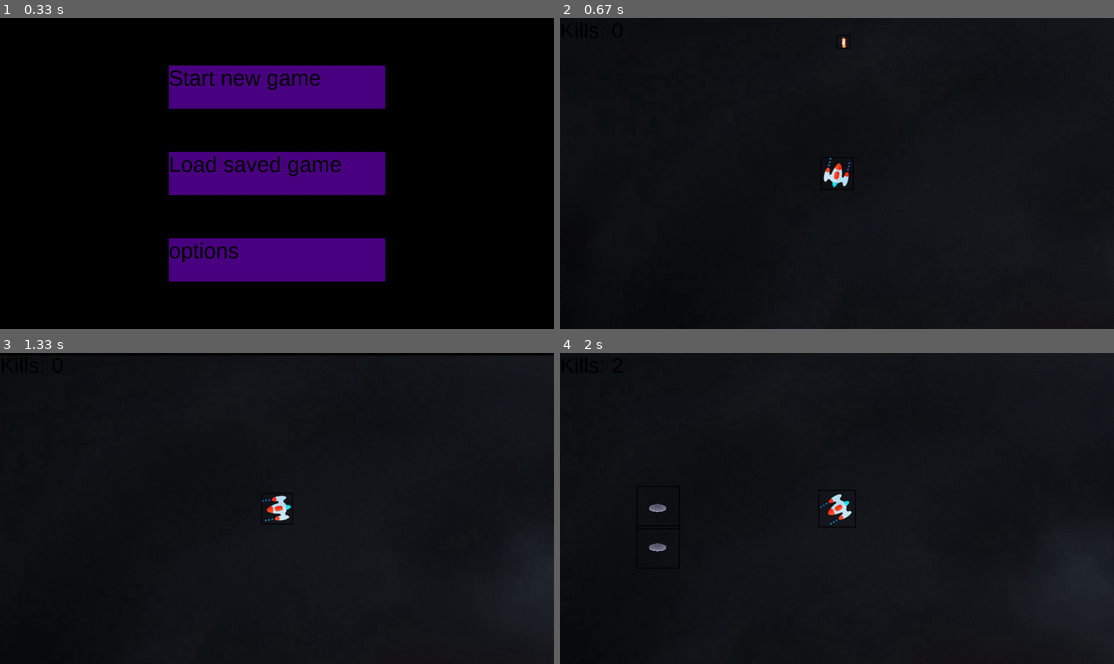
Above: before the commit, frames 1-4 (two rows, left to right).
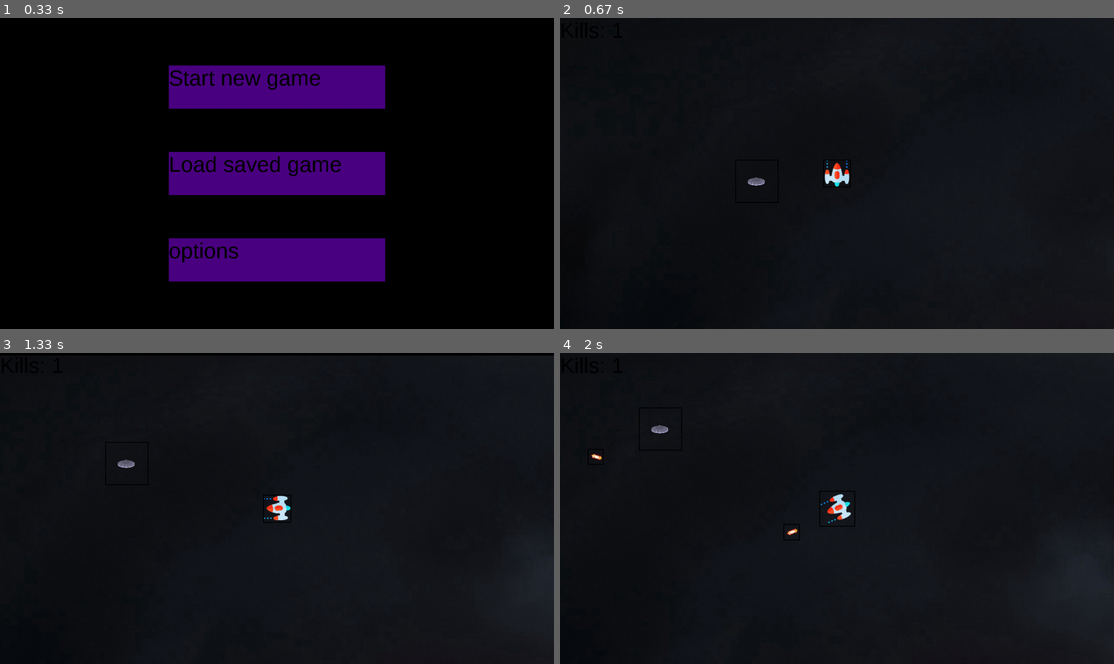
Above: after the commit, the same moments.

Repository: AndreCorreaSantos/Jogo-Pygame
Game: pygame game, started from Main.py
Same seed, same stepped clock (60 frames per second), same inputs: the game is played once before the commit and once after it.
Inputs (mouse positions are in pixels of both pictures, inside the frame that each line leads up to):
- Up to frame 1 (0.33 s): no input
- Up to frame 2 (0.67 s): click "Start new game" at 0.38 s
- Up to frame 3 (1.33 s): hold D 0.67-1.13 s; move the mouse to (454, 499) at 0.7 s; hold W from 1.17 s (still down); move the mouse to (144, 511) at 1.2 s
- Up to frame 4 (2 s): release W at 1.47 s; right-click (665, 461) at 1.55 s; hold D from 1.83 s (still down); click (665, 580) at 1.92 s

Frame 1 is identical in both runs. In frame 2, 0.3% of the frame differs, in the area x 33-53%, y 6-55%; in frame 3, 0.2%; in frame 4, 0.5%, in the area x 5-54%, y 17-64%.

Commit message:
Consertando rotação da imagem do jogador

Diff:
--- a/Classes.py
+++ b/Classes.py
@@ -16,33 +16,29 @@
         self.original_image = pygame.transform.rotate(self.original_image,-90)
         self.image = self.original_image
         self.rect = self.image.get_rect()
-        self.offset = pygame.math.Vector2(50, 0)
-        self.rect.center = (x,y)
-        #self.px = 0
-        #self.py = 0
+        self.pos = (x,y)
         self.angle = 0
     def draw(self,screen):
-        screen.blit(self.image, (self.rect.x, self.rect.y))
+        screen.blit(self.image, (self.rect.center[0]-int(self.image.get_width()/2), self.rect.center[1]-self.image.get_height()/2))
     def draw_hitbox(self,screen):
         pygame.draw.rect(screen, (0,0,0), self.rect, 2)
     def rotate(self):
         mouse_x, mouse_y = pygame.mouse.get_pos()
-        rel_x,rel_y = mouse_x - self.rect.x, mouse_y - self.rect.y
+        rel_x,rel_y = mouse_x - self.rect.center[0], mouse_y - self.rect.center[1]
         self.angle = ((180 / math.pi) * -math.atan2(rel_y, rel_x))
-        old_center = self.rect.center
         self.image = pygame.transform.rotate(self.original_image,self.angle)
         self.rect = self.image.get_rect()
-        self.rect.center = old_center
-    def update(self,vx,vy):
-        up,down = 0,height,0,width
-        if up < self.rect.y + vy:
-            self.rect.y += vy
-        if down > self.rect.y +vy:
-            self.rect.y += vy
-        if self.rect.x + vx > -25:
-            self.rect.x += vx
-        if self.rect.x + vx < width:
-            self.rect.x += vx
+        self.rect.center = self.pos
+    #def update(self,vx,vy):
+    #    up,down = 0,height,0,width
+    #    if up < self.rect.y + vy:
+    #        self.rect.y += vy
+    #    if down > self.rect.y +vy:
+    #        self.rect.y += vy
+    #    if self.rect.x + vx > -25:
+    #        self.rect.x += vx
+    #    if self.rect.x + vx < width:
+    #        self.rect.x += vx
 
 
 class tiro(pygame.sprite.Sprite):
@@ -154,10 +150,6 @@
 
 
 
-
-
-
-
 class map(pygame.sprite.Sprite):
     def __init__(self,imagem,x,y):
         pygame.sprite.Sprite.__init__(self)
--- a/Main.py
+++ b/Main.py
@@ -138,8 +138,6 @@
         mapa.draw(screen)
         for i in all_sprites:
             if type(i) == player:
-                v1x = 0
-                v1y = 0
                 i.rotate()
                 i.draw(screen)
             elif type(i) == invasor:
